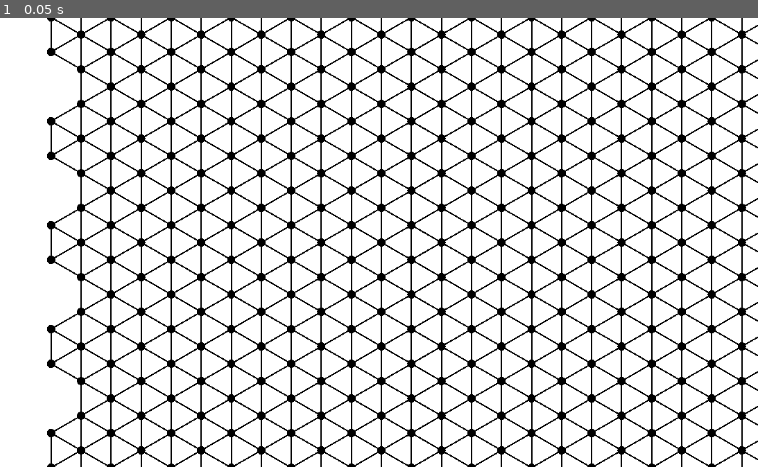
Above: before the commit, frame 1.
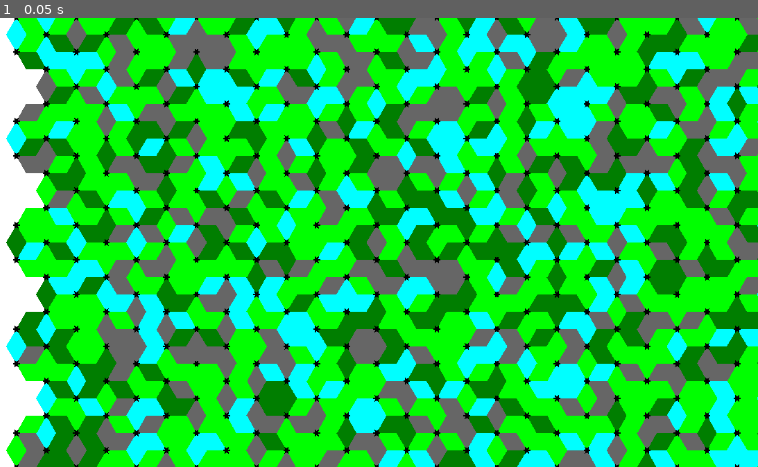
Above: after the commit, the same moment.

Repository: Cy13eruna/VyV
Game: Godot game, scene res://scenes/hex_grid_scene.tscn
Same seed, same stepped clock (60 frames per second), same inputs: the game is played once before the commit and once after it.
Inputs:
- Up to frame 1 (0.05 s): no input

The runs differ from the first frame. In frame 1, 97% of the frame differs, in the area x 0-100%, y 0-100%.

Commit message:
REVERT: Remove 60-degree rotation from diamonds - keep stars intact

Diff:
--- a/SKETCH/scripts/hex_grid.gd
+++ b/SKETCH/scripts/hex_grid.gd
@@ -1,29 +1,45 @@
 extends Node2D
 class_name HexGrid
 
-@export var hex_size: float = 50.0
-@export var grid_width: int = 15
-@export var grid_height: int = 10
+@export var hex_size: float = 35.0
+@export var grid_width: int = 25
+@export var grid_height: int = 18
 @export var hex_color: Color = Color.WHITE
 @export var border_color: Color = Color.BLACK
 @export var border_width: float = 2.0
 @export var dot_radius: float = 6.0
-@export var dot_color: Color = Color.BLACK
-@export var line_width: float = 2.0
-@export var line_color: Color = Color.BLACK
+@export var dot_color: Color = Color.WHITE
+@export var dot_star_size: float = 3.0
+@export var diamond_width: float = 35.0
+@export var diamond_height: float = 60.0
+@export var diamond_color: Color = Color.GREEN
 
 var hex_positions: Array[Vector2] = []
 var all_dots: Array[Vector2] = []  # Todas as bolinhas (vértices + centros)
+var diamond_colors: Array[Color] = []  # Cores dos losangos
+
+# Cache para otimização
+var cached_connections: Array[Dictionary] = []  # Conexões pré-calculadas
+var cached_diamonds: Array[PackedVector2Array] = []  # Geometria dos losangos
+var cached_stars: Array[PackedVector2Array] = []  # Geometria das estrelas
+var is_cache_built: bool = false
 
 func _ready():
 	generate_hex_grid()
+	# Forçar reconstrução do cache após reversão da rotação
+	is_cache_built = false
+	build_cache()
 
 func _draw():
-	draw_hex_grid()
+	draw_hex_grid_optimized()
 
 func generate_hex_grid():
 	hex_positions.clear()
 	all_dots.clear()
+	diamond_colors.clear()
+
+	# Definir cores dos losangos conforme proporções
+	generate_diamond_colors()
 
 	# Cálculos precisos para encaixe perfeito
 	var hex_width = hex_size * sqrt(3.0)  # Largura real do hexágono flat-top
@@ -40,6 +56,9 @@
 			if row % 2 == 1:
 				x += horizontal_spacing * 0.5
 
+			# Ajustar posição para preencher tela desde a esquerda
+			x -= 50  # Mover para a esquerda
+
 			var center = Vector2(x, y)
 			hex_positions.append(center)
 
@@ -52,13 +71,18 @@
 				var vertex_pos = center + Vector2(cos(angle), sin(angle)) * hex_size
 				all_dots.append(vertex_pos)
 
-func draw_hex_grid():
-	# Desenhar linhas conectando pontos adjacentes
-	draw_connections()
-
-	# Desenhar todas as bolinhas
-	for dot_pos in all_dots:
-		draw_circle(dot_pos, dot_radius, dot_color)
+func draw_hex_grid_optimized():
+	# Desenhar losangos usando cache
+	for i in range(cached_connections.size()):
+		var connection = cached_connections[i]
+		var diamond_geometry = cached_diamonds[i]
+		var color = connection["color"]
+		draw_colored_polygon(diamond_geometry, color)
+
+	# Desenhar estrelas usando cache
+	for i in range(cached_stars.size()):
+		var star_geometry = cached_stars[i]
+		draw_colored_polygon(star_geometry, dot_color)
 
 func draw_hexagon(center: Vector2, size: float, fill_color: Color, stroke_color: Color, stroke_width: float):
 	var points: PackedVector2Array = []
@@ -85,8 +109,10 @@
 		draw_circle(vertex_pos, dot_radius, dot_color)
 
 func draw_connections():
-	# Conecta cada ponto aos seus 6 vizinhos mais próximos
+	# Conecta cada ponto aos seus 6 vizinhos mais próximos com losangos
 	var connection_distance = hex_size * 1.1  # Distância máxima para conexão
+	var drawn_connections = {}  # Para evitar desenhar a mesma conexão duas vezes
+	var color_index = 0
 
 	for i in range(all_dots.size()):
 		var dot_a = all_dots[i]
@@ -101,5 +127,203 @@
 
 			# Conectar se estiver dentro da distância e não passou de 6 conexões
 			if distance <= connection_distance:
-				draw_line(dot_a, dot_b, line_color, line_width)
-				connections_made += 1
+				# Criar chave única para evitar duplicação
+				var connection_key = str(min(i, j)) + "-" + str(max(i, j))
+				if not drawn_connections.has(connection_key):
+					var diamond_color_to_use = diamond_colors[color_index % diamond_colors.size()]
+					draw_diamond_connection(dot_a, dot_b, diamond_color_to_use)
+					drawn_connections[connection_key] = true
+					color_index += 1
+					connections_made += 1
+
+func draw_diamond_connection(point_a: Vector2, point_b: Vector2, color: Color = Color.GREEN):
+	# Desenha um losango alinhado à linha entre dois pontos
+	var direction = (point_b - point_a).normalized()
+	var perpendicular = Vector2(-direction.y, direction.x)
+	var distance = point_a.distance_to(point_b)
+
+	# Vértices agudos (pontas) tocam os pontos
+	var tip_a = point_a  # Ponta aguda A
+	var tip_b = point_b  # Ponta aguda B
+
+	# Vértices obtusos calculados para encaixe perfeito
+	# Usar distância entre pontos para calcular largura ideal
+	var optimal_width = distance * 0.6  # 60% da distância para encaixe
+	var half_width = optimal_width / 2.0
+
+	# Centro do losango
+	var center = (point_a + point_b) / 2.0
+
+	# Vértices obtusos posicionados para encontrar outros losangos
+	var side_left = center + perpendicular * half_width
+	var side_right = center - perpendicular * half_width
+
+	# Criar array de pontos do losango
+	var diamond_points = PackedVector2Array([tip_a, side_left, tip_b, side_right])
+
+	# Desenhar o losango preenchido
+	draw_colored_polygon(diamond_points, color)
+
+func generate_diamond_colors():
+	# Gerar cores conforme proporções especificadas
+	var total_diamonds = grid_width * grid_height * 7  # Estimativa de losangos
+
+	# Cores definidas
+	var color_00FF00 = Color(0.0, 1.0, 0.0, 1.0)  # Verde claro - 1/3
+	var color_007E00 = Color(0.0, 0.494, 0.0, 1.0)  # Verde escuro - 1/6
+	var color_00FFFF = Color(0.0, 1.0, 1.0, 1.0)  # Ciano - 1/6
+	var color_666666 = Color(0.4, 0.4, 0.4, 1.0)  # Cinza - 1/6
+
+	# Calcular quantidades
+	var count_00FF00 = int(total_diamonds / 3.0)  # 1/3
+	var count_007E00 = int(total_diamonds / 6.0)  # 1/6
+	var count_00FFFF = int(total_diamonds / 6.0)  # 1/6
+	var count_666666 = int(total_diamonds / 6.0)  # 1/6
+
+	# Preencher array com as cores
+	for i in range(count_00FF00):
+		diamond_colors.append(color_00FF00)
+	for i in range(count_007E00):
+		diamond_colors.append(color_007E00)
+	for i in range(count_00FFFF):
+		diamond_colors.append(color_00FFFF)
+	for i in range(count_666666):
+		diamond_colors.append(color_666666)
+
+	# Embaralhar para distribuição aleatória
+	diamond_colors.shuffle()
+
+func draw_six_pointed_star(center: Vector2, outer_radius: float, inner_radius: float, color: Color):
+	# Desenha uma estrela de 6 pontas
+	var points: PackedVector2Array = []
+
+	for i in range(12):  # 6 pontas externas + 6 pontas internas
+		var angle = deg_to_rad(30 * i)  # 30 graus entre cada ponto
+		var radius = outer_radius if i % 2 == 0 else inner_radius
+		var point = center + Vector2(cos(angle), sin(angle)) * radius
+		points.append(point)
+
+	# Desenhar a estrela preenchida
+	draw_colored_polygon(points, color)
+
+func build_cache():
+	# Construir cache de conexões e geometria (executa apenas uma vez)
+	if is_cache_built:
+		return
+
+	cached_connections.clear()
+	cached_diamonds.clear()
+	cached_stars.clear()
+
+	# Pré-calcular conexões (otimizado)
+	var connection_distance = hex_size * 1.1
+	var drawn_connections = {}  # Hash para evitar duplicação
+	var color_index = 0
+
+	# Usar spatial hash para otimizar busca de vizinhos
+	var spatial_grid = build_spatial_grid()
+
+	for i in range(all_dots.size()):
+		var dot_a = all_dots[i]
+		var nearby_dots = get_nearby_dots(dot_a, spatial_grid, connection_distance)
+
+		for j in nearby_dots:
+			if i >= j:  # Evitar duplicação
+				continue
+
+			var dot_b = all_dots[j]
+			var distance = dot_a.distance_to(dot_b)
+
+			if distance <= connection_distance:
+				# Armazenar conexão
+				var diamond_color_to_use = diamond_colors[color_index % diamond_colors.size()]
+				cached_connections.append({
+					"point_a": dot_a,
+					"point_b": dot_b,
+					"color": diamond_color_to_use
+				})
+
+				# Pré-calcular geometria do losango
+				var diamond_geometry = calculate_diamond_geometry(dot_a, dot_b)
+				cached_diamonds.append(diamond_geometry)
+
+				color_index += 1
+
+	# Pré-calcular geometria das estrelas
+	for dot_pos in all_dots:
+		var star_geometry = calculate_star_geometry(dot_pos, dot_radius, dot_star_size)
+		cached_stars.append(star_geometry)
+
+	is_cache_built = true
+
+func build_spatial_grid() -> Dictionary:
+	# Criar grid espacial para busca rápida de vizinhos
+	var grid = {}
+	var cell_size = hex_size * 2.0
+
+	for i in range(all_dots.size()):
+		var dot = all_dots[i]
+		var cell_x = int(dot.x / cell_size)
+		var cell_y = int(dot.y / cell_size)
+		var cell_key = str(cell_x) + "," + str(cell_y)
+
+		if not grid.has(cell_key):
+			grid[cell_key] = []
+		grid[cell_key].append(i)
+
+	return grid
+
+func get_nearby_dots(position: Vector2, spatial_grid: Dictionary, max_distance: float) -> Array[int]:
+	# Buscar pontos próximos usando spatial grid
+	var nearby: Array[int] = []
+	var cell_size = hex_size * 2.0
+	var search_radius = int(max_distance / cell_size) + 1
+
+	var center_x = int(position.x / cell_size)
+	var center_y = int(position.y / cell_size)
+
+	for dx in range(-search_radius, search_radius + 1):
+		for dy in range(-search_radius, search_radius + 1):
+			var cell_key = str(center_x + dx) + "," + str(center_y + dy)
+			if spatial_grid.has(cell_key):
+				for index in spatial_grid[cell_key]:
+					nearby.append(index)
+
+	return nearby
+
+func calculate_diamond_geometry(point_a: Vector2, point_b: Vector2) -> PackedVector2Array:
+	# Calcular geometria do losango SEM rotação (revertido)
+	var direction = (point_b - point_a).normalized()
+	var perpendicular = Vector2(-direction.y, direction.x)
+	var distance = point_a.distance_to(point_b)
+
+	# Vértices agudos (pontas) tocam os pontos
+	var tip_a = point_a  # Ponta aguda A
+	var tip_b = point_b  # Ponta aguda B
+
+	# Vértices obtusos calculados para encaixe perfeito
+	var optimal_width = distance * 0.6  # 60% da distância para encaixe
+	var half_width = optimal_width / 2.0
+
+	# Centro do losango
+	var center = (point_a + point_b) / 2.0
+
+	# Vértices obtusos posicionados normalmente (SEM rotação)
+	var side_left = center + perpendicular * half_width
+	var side_right = center - perpendicular * half_width
+
+	return PackedVector2Array([tip_a, side_left, tip_b, side_right])
+
+func calculate_star_geometry(center: Vector2, outer_radius: float, inner_radius: float) -> PackedVector2Array:
+	# Calcular geometria da estrela (mesma lógica, mas retorna array)
+	var points: PackedVector2Array = []
+
+	for i in range(12):
+		var angle = deg_to_rad(30 * i)
+		var radius = outer_radius if i % 2 == 0 else inner_radius
+		var point = center + Vector2(cos(angle), sin(angle)) * radius
+		points.append(point)
+
+	return points
+
+# Função de rotação removida - não é mais necessária após reversão
